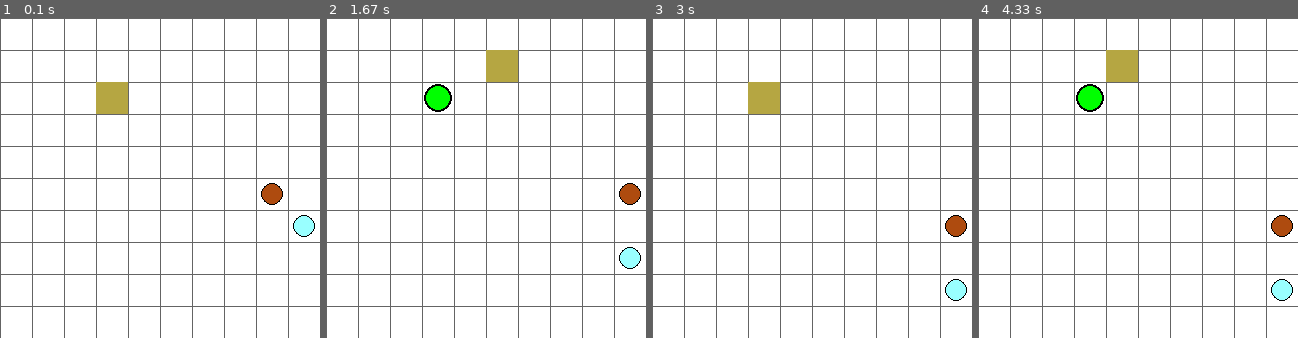
Above: before the commit, frames 1-4 (left to right).
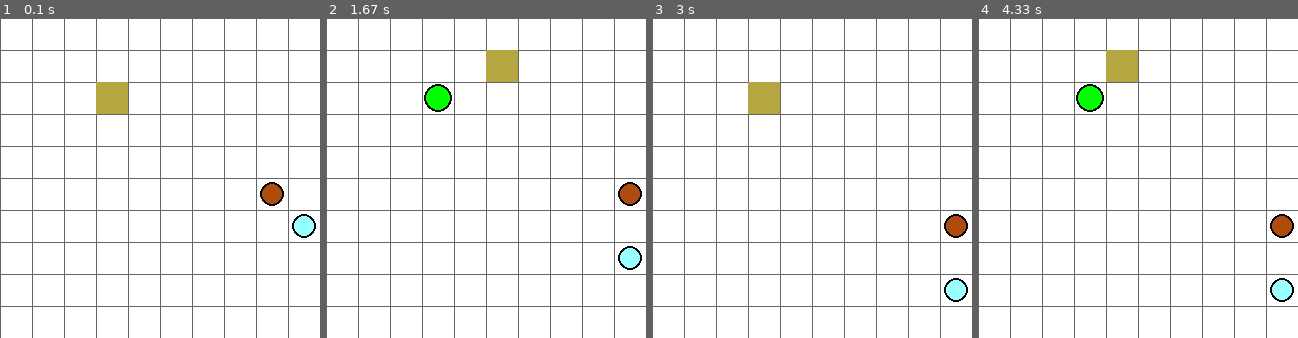
Above: after the commit, the same moments.

Repository: Amazing-Gam3r/Adventure-Game-Project
Game: pygame game, started from game.py
The game is run twice, just before and just after one commit, with the same random seed, the same clock (stepped at 60 frames per second) and the same inputs.
Inputs:
- Up to frame 1 (0.1 s): type "1 (at the terminal prompt)" at 0 s; type "Ann (at the terminal prompt)" at 0 s; type "1 (at the terminal prompt)" at 0 s
- Up to frame 2 (1.67 s): tap Enter at 0.33 s; type "1 (at the terminal prompt)" at 0.35 s; hold Right 0.67-1.13 s; hold Up 1.17-1.47 s; hold Right from 1.5 s (still down)
- Up to frame 3 (3 s): release Right at 1.97 s; hold Left 2-2.53 s; hold Down 2.57-2.87 s; hold Left from 2.9 s (still down); type "1 (at the terminal prompt)" at 2.92 s
- Up to frame 4 (4.33 s): release Left at 3.3 s; hold Up 3.33-3.7 s; hold Right from 3.73 s (still down)

The runs differ from the first frame. In frame 1, 0.1% of the frame differs, in the area x 81-99%, y 51-69%; in frame 2, 0.1%; in frame 3, 0.1%; in frame 4, 0.1%.

Commit message:
4/19/25 00:52 Finalized all Modules for Assignment 13 with updated dates, docstrings, code comments, and cleaned spelling errors and redundant code with pyCharm.

Diff:
--- a/game.py
+++ b/game.py
@@ -6,7 +6,7 @@
 
 #game.py
 #Tucker Werhane
-#April 18th, 2025
+#April 19th, 2025
 #This programs runs an adventure game that uses and creates save files
 #During the game the player can fight a variety of monsters and buy helpful items from the shop
 #The player can also catch a nap to regain health
--- a/gamefunctions.py
+++ b/gamefunctions.py
@@ -27,7 +27,7 @@
 
 #gamefunctions.py
 #Tucker Werhane
-#April 18th, 2025
+#April 19th, 2025
 #This program holds all functions needed to run and play an adventure game.
 
 #Imports needed modules
--- a/pygame_system.py
+++ b/pygame_system.py
@@ -1,10 +1,10 @@
 """Contains the functions needed to launch and operate a map screen.
 
  This module contains the function:
-    make_map(town_x, town_y, start_x, start_y)
+    make_map(town_x, town_y, start_x, start_y):
 
  This module also contains the classes:
-    Player: used for items involving the player in the map
+    Player(start_x, start_y): used for items involving the player in the map
     MapCreate: used to create map objects
 
  Combined these functions and classes can be used to produce an interactive map for an adventure game.
@@ -12,23 +12,24 @@
 
 #pygame_system.py
 #Tucker Werhane
-#April 13th, 2025
+#April 19th, 2025
 #This module uses pygame to create an interactive map screen for an adventure game
 
 #Imports needed modules for code function
 import pygame #Drawing and Screen functions
 import time #Allows time dealy to be used in programming
 import wanderingMonster
+
 #Player class for player operations
 class Player:
     """
     Player class deals with functions and data related to the player.
 
-    Objects:
+    Class Objects:
         player_size (int): fixed value fo side length of player square.
         player_color (color): fixed color representing the player.
 
-    Initial Objects:
+    Instance Objects:
         player_x (int): x position of player
         player_y (int): y position of player
 
@@ -62,7 +63,7 @@
             surface: surface player to be drawn onto
 
         Example:
-            >>>player.draw_player(screen)
+            >>player.draw_player(screen)
         """
         #establishes player rectangle
         player = pygame.Rect(self.player_x, self.player_y, self.player_size, self.player_size)
@@ -74,14 +75,17 @@
     """
     Draws important characteristics onto map.
 
-    Objects:
-        None
+    Instance Objects:
+        border_size (int): number of pixels of black border around map location circles
 
     Methods:
         drawlines(surface): creates map grid structure
         drawtown(town_x, town_y, surface): creates the circle for town location
         drawmonster (monster_x, monster_y, surface): draws the circle for the monster location
     """
+    def __init__(self):
+        self.border_size = 2
+
     #Draws map grid lines
     def drawlines(self, surface):
         """
@@ -91,7 +95,7 @@
             surface: the surface to draw the lines on.
 
         Example:
-            >>>drawlines(screen)
+            >>drawlines(screen)
         """
         #Line settings
         line_color = (100, 100, 100) #Line Color
@@ -123,7 +127,7 @@
     #Draws town circle
     def drawtown(self, town_x, town_y, surface):
         """
-        Draws town circle.
+        Draws town circle with black border.
 
         Parameters:
             town_x (int) = x coordinate for where the town will be placed.
@@ -131,30 +135,29 @@
             surface: what surface should the town be drawn on.
 
         Examples:
-            >>>drawtown(32, 32, screen)
+            >>drawtown(32, 32, screen)
         """
         #increments town coordinates to land in the center of the grid square
         town_x += 16
         town_y += 16
         town_color = (0, 255, 0) #Town circle color
         town_radius = 12 # Radius of town Circle
-        # draws ring around town
-        pygame.draw.circle(surface, (0,0,0), (town_x, town_y), town_radius + 2)
+        # draws border around town
+        pygame.draw.circle(surface, (0,0,0), (town_x, town_y), town_radius + self.border_size)
         #Draws town circle
         pygame.draw.circle(surface, town_color, (town_x, town_y), town_radius)
 
     #Draws Monster circle
     def drawmonster(self, monster, surface):
         """
-        Draws the monster circle.
-
-        Parameters:
-            monster_x (int): x coordinate of monster
-            monster_y (int): y coordinate of monster
+        Draws the monster circle with a black border.
+
+        Parameters:
+            monster (class object): the monster being drawn.
             surface: surface the monster circle will be drawn on
 
         Examples:
-            >>>drawmonster(96, monster1, screen)
+            >>drawmonster(96, monster1, screen)
         """
         #increments monster coordinates to land in the center of the grid square
         monster_x = monster.monster_x + 16
@@ -162,7 +165,7 @@
         monster_color = monster.monster_color #Monster Circle Color
         monster_radius = 10 # Radius of monster circle
         #draws monster circle border
-        pygame.draw.circle(surface, (0, 0, 0), (monster_x, monster_y), monster_radius + 1)
+        pygame.draw.circle(surface, (0, 0, 0), (monster_x, monster_y), monster_radius + self.border_size)
         #draws monster circle
         pygame.draw.circle(surface, monster_color, (monster_x, monster_y), monster_radius)
 
@@ -176,16 +179,20 @@
         town_y (int): Y coordinate of where town will be drawn.
         start_x (int): X coordinate of where the player currently is.
         start_y (int): Y coordinate of where the player currently is.
+        monster1 (class object): a monster that the player can fight.
+        monster2 (class object): a monster that the player can fight.
 
     Returns:
         player_x (int): ending x coordinate of player.
         player_y (int): ending y coordinate of player.
         town_menu (bool): Status of: if player exited map to town.
         monster_menu (bool): Status of: if player exited map to monster fight.
+        monster_1 (bool): Status of: if player exited map to fight monster 1.
+        monster_2 (bool): Status of: if player exited map to fight monster 2.
 
     Examples:
-        >>>print(make_map(32, 32, 32, 32))
-        (32, 32, True, False)
+        >>print(make_map(32, 32, 32, 32))
+        (32, 32, True, False, False, False)
     """
     #Starts pygame instance
     pygame.init()
@@ -208,7 +215,7 @@
     while running:
         #After the first move is complete each iteration will check to see
         #if the player has landed on the town space or the monster space
-        if first_move_done == True:
+        if first_move_done:
             #When Player on Town Space
             if (player1.player_x == town_x) and (player1.player_y == town_y):
                 running = False #Stops map loop
@@ -232,9 +239,9 @@
         #draws town
         map1.drawtown(town_x, town_y, screen)
         #draws monsters
-        if monster1.alive == True:
+        if monster1.alive:
             map1.drawmonster(monster1, screen)
-        if monster2.alive == True:
+        if monster2.alive:
             map1.drawmonster(monster2, screen)
         #draws player
         player1.draw_player(screen)
@@ -277,6 +284,7 @@
     #ends pygame instance
     pygame.quit()
     return player1.player_x, player1.player_y, town_menu, monster_menu, monster_1, monster_2
+
 #Map test setup
 if __name__ == "__main__":
     town_x = 0
--- a/wanderingMonster.py
+++ b/wanderingMonster.py
@@ -1,7 +1,48 @@
-import random
+"""Contains the componets required to create, generate, move, and regenerate fightable monsters for an adventure game.
+
+This module contains the function:
+    monster_creation(town_x, town_y):
+
+ This module also contains the classes:
+    WanderingMonster(town_x, town_y): used to generate and move fightable monsters.
+
+ Combined these functions and classes produce fightable monsters.
+"""
+
+#wanderingMonster.py
+#Tucker Werhane
+#April 19th, 2025
+#This module generates fightable monsters.
+
+import random #used for genertaing random positions on a map
+
 class WanderingMonster:
+    """WanderingMonster class to generate and move fightable monsters.
+
+    Instance Objects:
+        monster_x (int): x coordinate of the monster in the class instance.
+        monster_y (int): y coordinate of the monster in the class instance.
+        monster (dict): stats of monster generated for class instance.
+        monster_color (color): the color of the monster in the class instance.
+        town_x (int): x coordinate of the town in the class instance.
+        town_y (int): y coordinate of the town in the class instance.
+        alive (bool): if the monster is alive or not.
+
+    Methods:
+        new_random_monster(): generates a new monster.
+        move(): moves the monster around the map.
+        death(): used to move monster off map after the monster is killed.
+        """
+
     # Defines random monster function
     def __init__(self, town_x, town_y):
+        """Intializes WanderingMonster class.
+
+        Example:
+            >>my_monster = WanderingMonster(64, 128)
+            >>print(my_monster.monster["name"]
+            Dragon
+            """
         self.monster_x = 0
         self.monster_y = 0
         self.monster = self.new_random_monster()
@@ -9,9 +50,16 @@
         self.town_x = town_x
         self.town_y = town_y
         self.alive = True
+
     def __str__(self):
-        return f'The Monster generated was {self.monster['name']} at position ({self.monster_x},{self.monster_y})'
-
+        """Formats string output when instnace is printed.
+
+        Example:
+            >>monster_test = WanderingMonster(64, 128)
+            >>print(monster_test)
+            Piglin at Color: [255, 215, 0] at location: (64, 128)"""
+
+        return f'{self.monster['name']} at Color: {self.monster_color} at location: ({self.town_x}, {self.town_y})'
     def new_random_monster(self):
         """
         Generates Random monster along with its stats.
@@ -23,12 +71,13 @@
                 Health
                 Power
                 Money
-
-        Example:
-            >>>my_monster = WanderingMonster.new_random_monster(self)
-            >>>print (my_monster['name'])
+                Color
+
+        Example:
+            >>my_monster = WanderingMonster.new_random_monster()
+            >>print (my_monster['name'])
             A dragon
-            >>>print (my_monster['description'])
+            >>print (my_monster['description'])
             A powerful Ice dragon capable of much damage, but also much repair. Its Icy Breath is dangerous
         """
         monster_number = random.randint(0, 5)  # collects random integer value
@@ -90,32 +139,71 @@
         return monster_list[monster_number]
 
     def move(self):
-        if self.monster_x == 0 and self.monster_y == 288:
+        """Moves monster around the map.
+
+        Follows pattern that eventually ends with monsters circling map border
+
+        Example:
+            >>my_monster = WanderingMonster(256, 256)
+            print(my_monster.monster_x, my_monster.monster_y)
+            0 0
+            >>my_monster.move()
+            print(my_monster.monster_x, my_monster.monster_y)
+            32 0
+        """
+        if self.monster_x == 0 and self.monster_y == 288: #starts to move monsters up left border of map
             self.monster_y -= 32
-        elif self.monster_x == 0 and self.monster_y > 0:
+        elif self.monster_x == 0 and self.monster_y > 0: #moves monsters up left border of map
             self.monster_y -= 32
-        elif self.monster_x == 0 and self.monster_y == 0:
+        elif self.monster_x == 0 and self.monster_y == 0: #Starts moving monster right along top border
             self.monster_x += 32
-        elif self.monster_x < 288 and self.monster_y < 288:
+        elif self.monster_x < 288 and self.monster_y < 288: #moves player to right border
             self.monster_x += 32
-        elif self.monster_x == 288 and self.monster_y < 288:
+        elif self.monster_x == 288 and self.monster_y < 288: #moves player down along right border
             self.monster_y += 32
-        elif self.monster_x <= 288 and self.monster_y == 288:
+        elif self.monster_x <= 288 and self.monster_y == 288: #moves player left along bottom border
             self.monster_x -= 32
 
-
-        while self.monster_x == self.town_x and self.monster_y == self.town_y:
+        while self.monster_x == self.town_x and self.monster_y == self.town_y: #skips monster over town if needed
             if self.monster_x != 288 or self.monster_y != 288:
                 if self.monster_x == self.town_x:
                     self.monster_x += 32
                 elif self.monster_y == self.town_y:
                     self.monster_y += 32
     def death(self):
-        self.alive = False
+        """Updates monsters alive status to dead and move monster off map.
+
+        Example:
+            >>my_monster = WanderingMonster(128, 256)
+            >>print(my_monster.alive)
+            True
+            >>my_monster.death()
+            >>print(my_monster.alive)
+            False
+            """
+        self.alive = False #monster is dead
+        #moves dead monster outside playable border so no fight can be triggered
         self.monster_x = 500
         self.monster_y = 500
 
 def monster_creation(town_x, town_y):
+    """ creates monsters using wanderingMonster class.
+
+    Parameters:
+        town_x (int): x coordinate of town.
+        town_y (int): y coordinate of town.
+
+    Returns:
+        monster1 (class instance): a monster the player can fight
+        monster2 (class instance): a second monster the player can fight
+
+    Example:
+        >>monster1, monster2 = monster_creation(128, 128)
+        >>print(monster1)
+        Piglin at Color: [255, 215, 0] at location: (128, 128)
+        >>print(monster2)
+        Dragon at Color: [153, 255, 255] at location: (128, 128)
+        """
     monster1 = WanderingMonster(town_x, town_y)
     # Randomly creates coordinate for monster1 circle
     monster1.monster_x = random.randint(0, 9) * 32
@@ -137,3 +225,29 @@
         monster2.monster_x = random.randint(0, 9) * 32
         monster2.monster_y = random.randint(0, 9) * 32
     return monster1, monster2
+
+if __name__ == '__main__':
+    #WanderingMonster Class Initilization test
+    my_monster = WanderingMonster(64, 128)
+    print(my_monster.monster["name"])
+
+    #WanderingMonster Class string format test:
+    monster_test = WanderingMonster(64, 128)
+    print(monster_test)
+
+    #move function test:
+    my_monster = WanderingMonster(256, 256)
+    print(my_monster.monster_x, my_monster.monster_y)
+    my_monster.move()
+    print(my_monster.monster_x, my_monster.monster_y)
+
+    #death function test:
+    my_monster = WanderingMonster(128, 256)
+    print(my_monster.alive)
+    my_monster.death()
+    print(my_monster.alive)
+
+    #monster creation test:
+    monster1, monster2 = monster_creation(128, 128)
+    print(monster1)
+    print(monster2)
